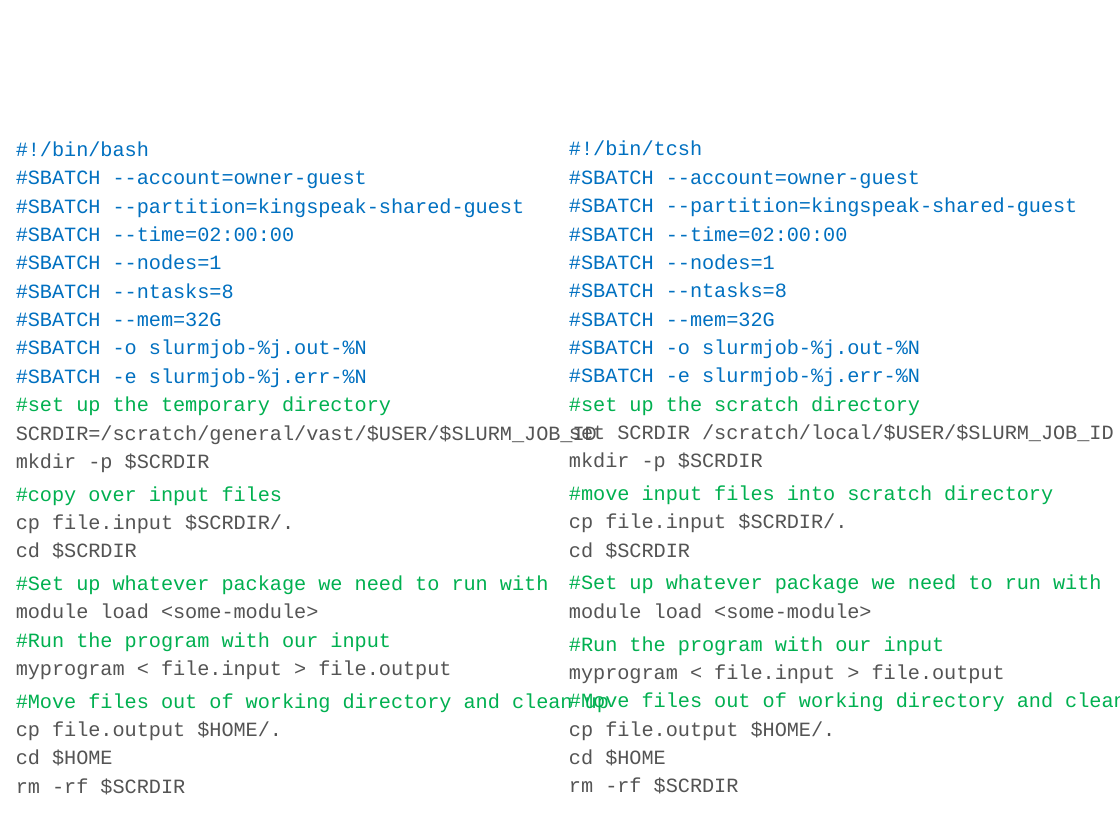
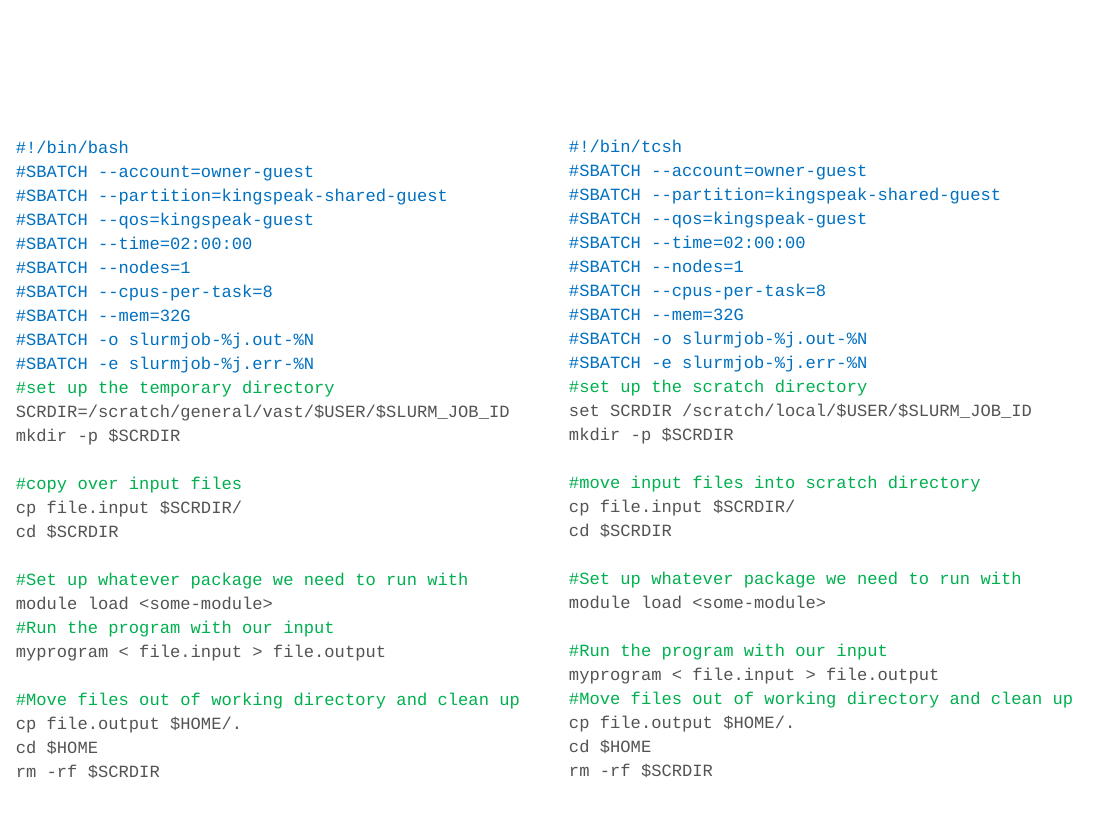
Before and after one commit to chpc-uofu/slurm-lectures, a slide deck: slide 11 of slurm-fall2024.pptx. Drawn at 1120x840 pixels with LibreOffice and Linux fonts; fonts in the diff are those of the drawing; background and template pictures are left out. Boxes give left, top, right and bottom in pixels: in the first picture for what was removed or moved away, otherwise in the second. Text is boxed around its words. In the diff, an @@ line names an element or a change of style, - is before the commit and + after.

```diff
--- a/slurm-fall2024.pptx
+++ b/slurm-fall2024.pptx
@@ text at (16, 140, 520, 778): size 13 to 11 pt in "#!/bin/bash", "#SBATCH --account=owner-guest", "#SBATCH --partition=kingspeak-shared-guest", "#SBATCH --time=02:00:00" and 17 more places @@
@@ text at (569, 140, 1074, 708): size 13 to 11 pt in "#!/bin/tcsh", "#SBATCH --account=owner-guest", "#SBATCH --partition=kingspeak-shared-guest", "#SBATCH --time=02:00:00" and 17 more places @@
@@ text at (16, 212, 314, 229): paragraph added @@
+#SBATCH --qos=kingspeak-guest
@@ text at (569, 212, 867, 228): paragraph added @@
+#SBATCH --qos=kingspeak-guest
@@ text at (16, 284, 273, 301): text changed; size 13 to 11 pt @@
-#SBATCH --ntasks=8
+#SBATCH --cpus-per-task=8
@@ text at (569, 284, 826, 300): text changed; size 13 to 11 pt @@
-#SBATCH --ntasks=8
+#SBATCH --cpus-per-task=8
@@ text at (16, 500, 242, 517): text changed; size 13 to 11 pt @@
-cp file.input $SCRDIR/.
+cp file.input $SCRDIR/
@@ text at (569, 499, 795, 516): text changed; size 13 to 11 pt @@
-cp file.input $SCRDIR/.
+cp file.input $SCRDIR/
```
Also in this commit, not shown: 28 other slides changed, 1 slide added, 1 other file.
